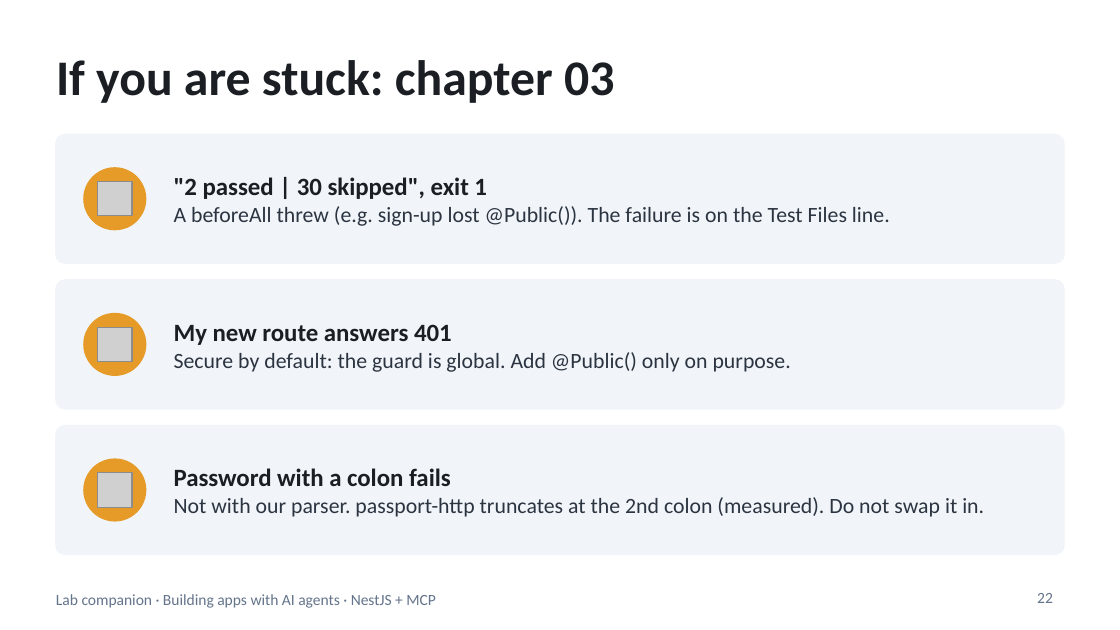
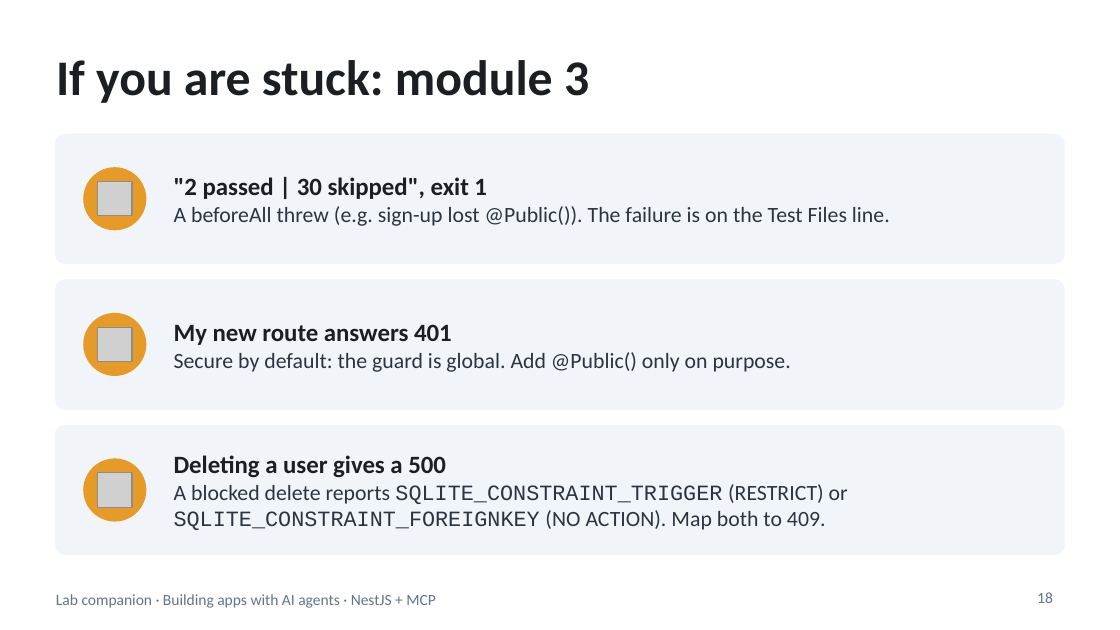
Before and after one commit to blazaga/ai-training-modules, a slide deck: slide 18 of docs/ai-agent-training/slides/lab-companion.pptx (slide 22 before the commit). Drawn at 1120x630 pixels with LibreOffice and Linux fonts; fonts in the diff are those of the drawing; grey boxes stand for pictures. Boxes give left, top, right and bottom in pixels: in the first picture for what was removed or moved away, otherwise in the second. Text is boxed around its words. In the diff, an @@ line names an element or a change of style, - is before the commit and + after.

```diff
--- a/docs/ai-agent-training/slides/lab-companion.pptx
+++ b/docs/ai-agent-training/slides/lab-companion.pptx
@@ title at [56,60,589,103]: text changed @@
-If you are stuck: chapter 03
+If you are stuck: module 3
@@ text at [174,455,848,530]: text changed @@
-Password with a colon fails
-Not with our parser. passport-http truncates at the 2nd colon (measured). Do not swap it in.
+Deleting a user gives a 500
+A blocked delete reports SQLITE_CONSTRAINT_TRIGGER (RESTRICT) or SQLITE_CONSTRAINT_FOREIGNKEY (NO ACTION). Map both to 409.
@@ page number at [1037,592,1053,603]: text changed @@
-22
+18
```
Also in this commit, not shown: 28 other slides changed, 16 slides removed, 18 other files.
